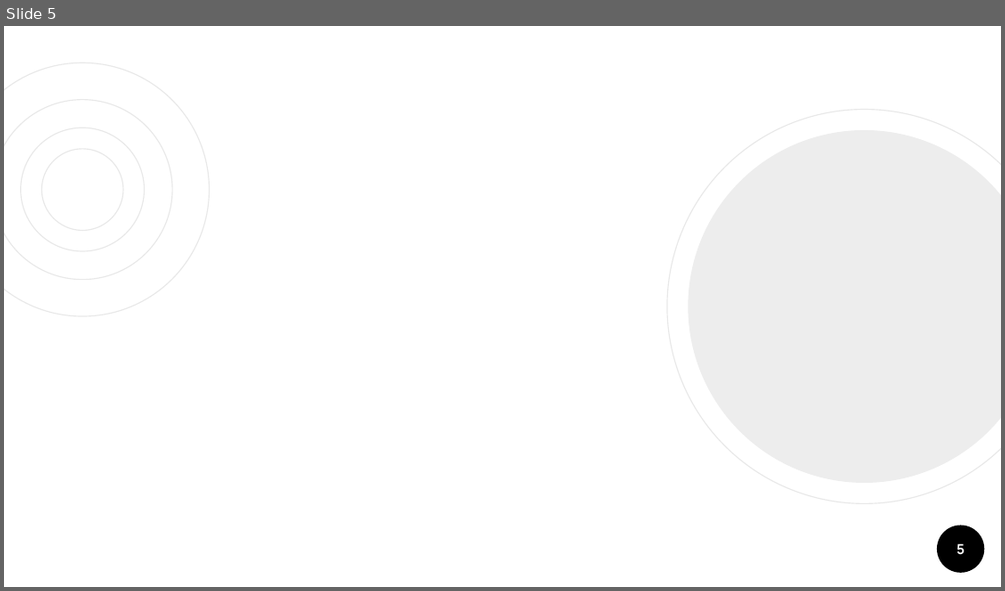
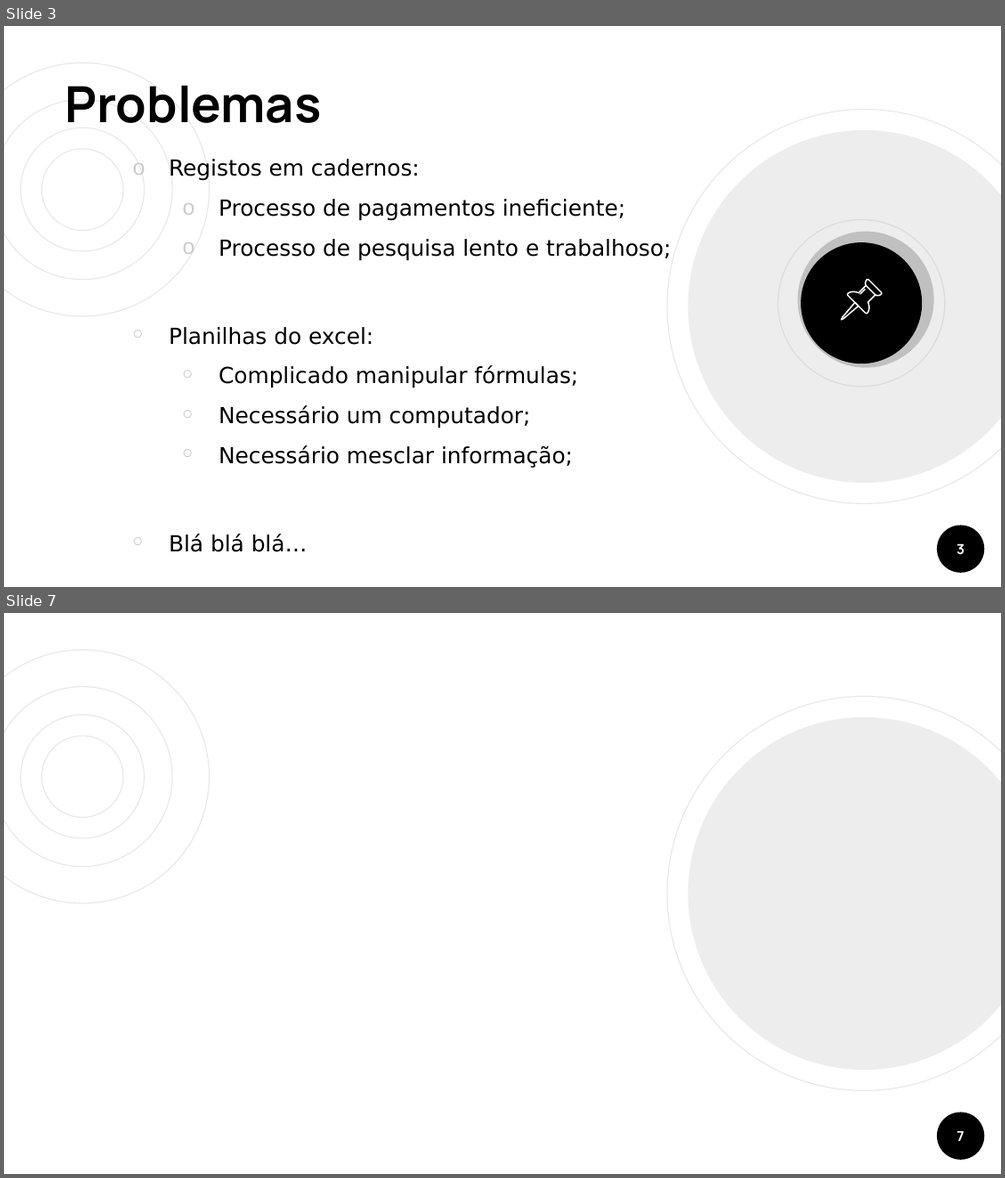
Before and after one commit to 50enta/gassX, a slide deck: Outros/slide apresentacao.pptx. Shown one above the other, each under a label of ours: slide 5 before the commit, slides 3 and 7 after it; the slides between them are not shown. The pictures are 1005x591 and 1005x1178 pixels, drawn with LibreOffice and Linux fonts; fonts in the diff are those of the drawing. Boxes give left, top, right and bottom in pixels: in the first picture for what was removed or moved away, otherwise in the second. Text is boxed around its words. In the diff, an @@ line names an element or a change of style, - is before the commit and + after.

```diff
--- a/Outros/slide apresentacao.pptx
+++ b/Outros/slide apresentacao.pptx
@@ slide 3 added at box(4, 26, 1001, 587), background #FFFFFF; not listed: 7 template elements that a slide beside it also shows @@
@@ title added at box(65, 86, 321, 123), 36 pt, text #000000, bold @@
+Problemas
@@ text added at box(169, 159, 671, 552), 16 pt, text #000000 @@
+o Registos em cadernos:
+  o Processo de pagamentos ineficiente;
+  o Processo de pesquisa lento e trabalhoso;
+￮ Planilhas do excel:
+  ￮ Complicado manipular fórmulas;
+  ￮ Necessário um computador;
+  ￮ Necessário mesclar informação;
+￮ Blá blá blá…
@@ donut added at box(777, 219, 945, 386), fill #000000 at 7% opacity @@
@@ ellipse added at box(798, 232, 934, 368), fill #000000 at 19% opacity @@
@@ ellipse added at box(801, 242, 922, 364), fill #000000 @@
@@ group added at box(841, 279, 882, 319): 4 freeform shapes @@
@@ page number added at box(956, 543, 964, 555), 10 pt, text #FFFFFF, bold @@
+3
@@ what was slide 5 is now slide 7 @@
@@ page number at box(956, 1130, 963, 1141): text changed @@
-5
+7
```
Also in this commit, not shown: 6 slides changed, 4 other slides added, 3 slides removed, 1 other file.
